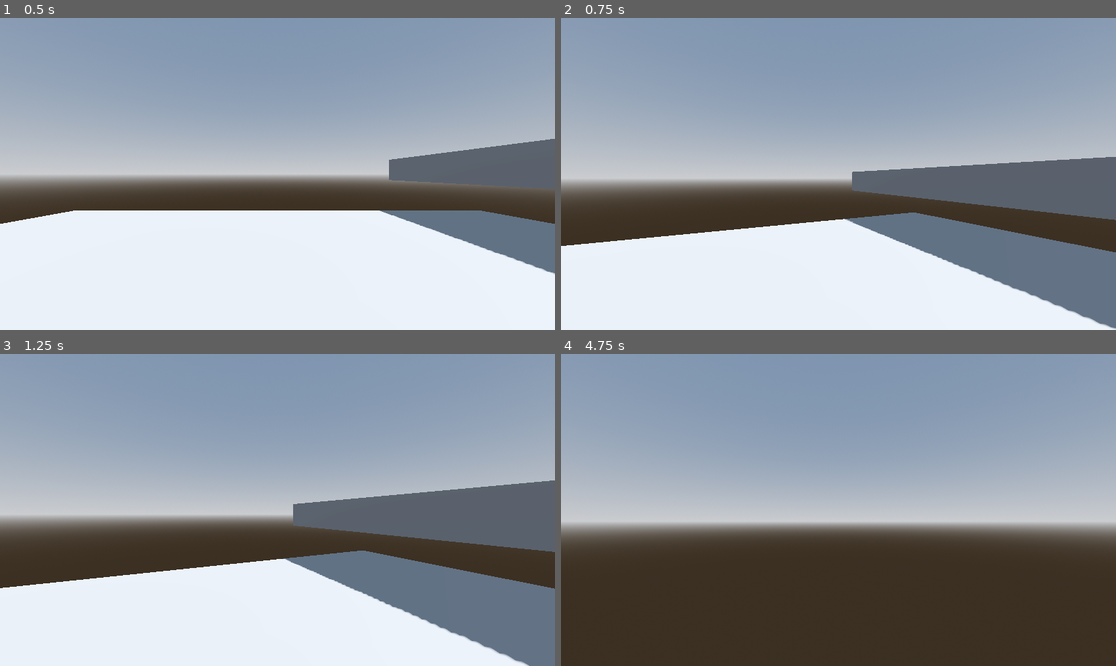
Above: before the commit, frames 1-4 (two rows, left to right).
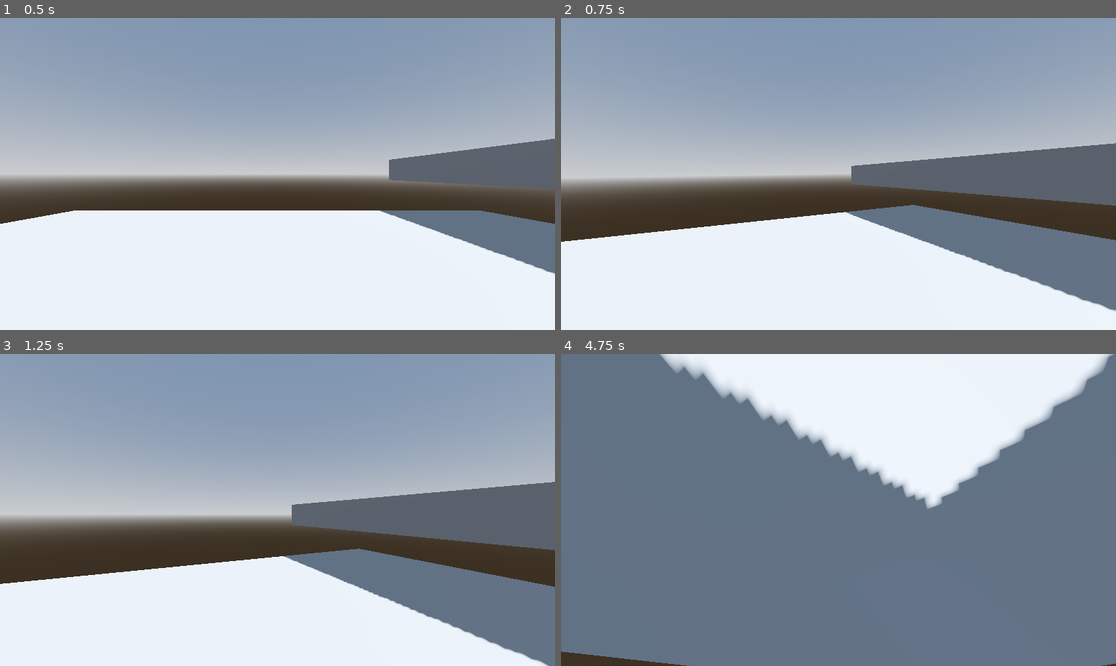
Above: after the commit, the same moments.

Repository: TyroneWessels/slechtegameingodot
Game: Godot game, scene res://scenes/Main.tscn
The game is run twice, just before and just after one commit, with the same random seed, the same clock (stepped at 60 frames per second) and the same inputs.
Inputs (mouse positions are in pixels of both pictures, inside the frame that each line leads up to):
- Up to frame 1 (0.5 s): no input
- Up to frame 2 (0.75 s): tap Enter (ui_accept) at 0.5 s; move the mouse to (866, 174) at 0.52 s; hold W (forward) from 0.53 s (still down); hold Ctrl (crouch) from 0.53 s (still down)
- Up to frame 3 (1.25 s): keep holding W (forward); keep holding Ctrl (crouch); tap Enter (ui_accept) at 0.77, 1.07 s; tap V (free_look) at 0.8 s
- Up to frame 4 (4.75 s): keep holding W (forward); move the mouse to (810, 510) at 1.27 s; release Ctrl (crouch) at 1.28 s; tap V (free_look) at 1.35, 3.8, 4.35 s; tap Enter (ui_accept) at 1.52, 1.82, 2.3, 2.85, 3.02, 3.32, 3.77, 4.07, 4.52 s; tap Shift (sprint) at 1.55, 4.55 s; move the mouse to (849, 503) at 2.02 s; hold Shift (sprint) 2.03-2.78 s; move the mouse to (832, 516) at 2.77 s; tap Ctrl (crouch) at 3.05 s; move the mouse to (877, 513) at 3.52 s; hold Ctrl (crouch) 3.53-4.28 s; move the mouse to (794, 506) at 4.27 s

Frame 1 is identical in both runs. In frame 2, 8.5% of the frame differs, in the area x 0-100%, y 40-100%; in frame 3, 2.1%; in frame 4, 99%, in the area x 0-100%, y 0-100%.

Commit message:
meer player code

Diff:
--- a/scenes/Main.tscn
+++ b/scenes/Main.tscn
@@ -39,3 +39,23 @@
 environment = SubResource("Environment_rarhs")
 
 [node name="Player" parent="." instance=ExtResource("1_elqb8")]
+
+[node name="CSGBox3D" type="CSGBox3D" parent="."]
+transform = Transform3D(1, 0, 0, 0, 1, 0, 0, 0, 1, 0, -15.6, -20)
+use_collision = true
+size = Vector3(20, 1, 20)
+
+[node name="CSGBox3D2" type="CSGBox3D" parent="."]
+transform = Transform3D(0.8660253, 0.49999997, 0, -0.49999997, 0.8660253, 0, 0, 0, 1, -18.419218, -10.743862, -19.5)
+use_collision = true
+size = Vector3(20, 1, 5)
+
+[node name="CSGBox3D3" type="CSGBox3D" parent="."]
+transform = Transform3D(-4.284084e-08, 5.9604645e-08, -1, 4.440892e-16, 0.9999999, 4.4703484e-08, 0.9999999, 7.4392337e-09, -4.4362235e-08, -29.342255, -5.8236775, -12)
+use_collision = true
+size = Vector3(20, 1, 5)
+
+[node name="CSGBox3D4" type="CSGBox3D" parent="."]
+transform = Transform3D(0.9525232, -0.30446514, 0, 0.30446514, 0.9525232, 0, 0, 0, 1, -18.892803, -3.2974901, -4.5)
+use_collision = true
+size = Vector3(19.1, 1, 5)
--- a/scenes/player.tscn
+++ b/scenes/player.tscn
@@ -6,6 +6,125 @@
 
 [sub_resource type="CapsuleShape3D" id="CapsuleShape3D_qhqgy"]
 height = 1.4
+
+[sub_resource type="Animation" id="Animation_3vyb7"]
+resource_name = "jump"
+length = 0.3
+tracks/0/type = "value"
+tracks/0/imported = false
+tracks/0/enabled = true
+tracks/0/path = NodePath("Camera3D:rotation")
+tracks/0/interp = 1
+tracks/0/loop_wrap = true
+tracks/0/keys = {
+"times": PackedFloat32Array(0, 0.1, 0.3),
+"transitions": PackedFloat32Array(1, 1, 1),
+"update": 0,
+"values": [Vector3(0, 0, 0), Vector3(-0.05235988, 0, -0.034906585), Vector3(0, 0, 0)]
+}
+tracks/1/type = "value"
+tracks/1/imported = false
+tracks/1/enabled = true
+tracks/1/path = NodePath("Camera3D:position")
+tracks/1/interp = 1
+tracks/1/loop_wrap = true
+tracks/1/keys = {
+"times": PackedFloat32Array(0, 0.1, 0.3),
+"transitions": PackedFloat32Array(1, 1, 1),
+"update": 0,
+"values": [Vector3(0, 0, 0), Vector3(0, -0.2, 0), Vector3(0, 0, 0)]
+}
+
+[sub_resource type="Animation" id="Animation_g2els"]
+length = 0.001
+tracks/0/type = "value"
+tracks/0/imported = false
+tracks/0/enabled = true
+tracks/0/path = NodePath("Camera3D:rotation")
+tracks/0/interp = 1
+tracks/0/loop_wrap = true
+tracks/0/keys = {
+"times": PackedFloat32Array(0),
+"transitions": PackedFloat32Array(1),
+"update": 0,
+"values": [Vector3(0, 0, 0)]
+}
+tracks/1/type = "value"
+tracks/1/imported = false
+tracks/1/enabled = true
+tracks/1/path = NodePath("Camera3D:position")
+tracks/1/interp = 1
+tracks/1/loop_wrap = true
+tracks/1/keys = {
+"times": PackedFloat32Array(0),
+"transitions": PackedFloat32Array(1),
+"update": 0,
+"values": [Vector3(0, 0, 0)]
+}
+
+[sub_resource type="Animation" id="Animation_qhqgy"]
+resource_name = "landing"
+length = 0.3
+tracks/0/type = "value"
+tracks/0/imported = false
+tracks/0/enabled = true
+tracks/0/path = NodePath("Camera3D:rotation")
+tracks/0/interp = 1
+tracks/0/loop_wrap = true
+tracks/0/keys = {
+"times": PackedFloat32Array(0, 0.1, 0.3),
+"transitions": PackedFloat32Array(1, 1, 1),
+"update": 0,
+"values": [Vector3(0, 0, 0), Vector3(-0.08726646, 0.08726646, 0), Vector3(0, 0, 0)]
+}
+tracks/1/type = "value"
+tracks/1/imported = false
+tracks/1/enabled = true
+tracks/1/path = NodePath("Camera3D:position")
+tracks/1/interp = 1
+tracks/1/loop_wrap = true
+tracks/1/keys = {
+"times": PackedFloat32Array(0, 0.1, 0.3),
+"transitions": PackedFloat32Array(1, 1, 1),
+"update": 0,
+"values": [Vector3(0, 0, 0), Vector3(0, -0.2, 0), Vector3(0, 0, 0)]
+}
+
+[sub_resource type="Animation" id="Animation_dqkch"]
+resource_name = "roll"
+length = 0.5
+tracks/0/type = "value"
+tracks/0/imported = false
+tracks/0/enabled = true
+tracks/0/path = NodePath("Camera3D:rotation")
+tracks/0/interp = 1
+tracks/0/loop_wrap = true
+tracks/0/keys = {
+"times": PackedFloat32Array(0, 0.2, 0.5),
+"transitions": PackedFloat32Array(1, 1, 1),
+"update": 0,
+"values": [Vector3(0, 0, 0), Vector3(-3.1415927, -0.08726646, 0), Vector3(-6.2831855, 0, 0)]
+}
+tracks/1/type = "value"
+tracks/1/imported = false
+tracks/1/enabled = true
+tracks/1/path = NodePath("Camera3D:position")
+tracks/1/interp = 1
+tracks/1/loop_wrap = true
+tracks/1/keys = {
+"times": PackedFloat32Array(0, 0.2, 0.5),
+"transitions": PackedFloat32Array(1, 1, 1),
+"update": 0,
+"values": [Vector3(0, 0, 0), Vector3(0, -0.7, 0), Vector3(0, 0, 0)]
+}
+
+[sub_resource type="AnimationLibrary" id="AnimationLibrary_qhqgy"]
+_data = {
+&"RESET": SubResource("Animation_g2els"),
+&"jump": SubResource("Animation_3vyb7"),
+&"landing": SubResource("Animation_qhqgy"),
+&"roll": SubResource("Animation_dqkch")
+}
 
 [node name="Player" type="CharacterBody3D"]
 script = ExtResource("1_3vyb7")
@@ -27,4 +146,11 @@
 
 [node name="head" type="Node3D" parent="neck"]
 
-[node name="Camera3D" type="Camera3D" parent="neck/head"]
+[node name="eyes" type="Node3D" parent="neck/head"]
+
+[node name="Camera3D" type="Camera3D" parent="neck/head/eyes"]
+
+[node name="AnimationPlayer" type="AnimationPlayer" parent="neck/head/eyes"]
+libraries = {
+&"": SubResource("AnimationLibrary_qhqgy")
+}
--- a/scripts/player.gd
+++ b/scripts/player.gd
@@ -3,10 +3,13 @@
 # Player Nodes
 @onready var neck: Node3D = $neck
 @onready var head: Node3D = $neck/head
+@onready var eyes: Node3D = $neck/head/eyes
 @onready var standing_collison_shape: CollisionShape3D = $standing_collison_shape
 @onready var crouching_collison_shape: CollisionShape3D = $crouching_collison_shape
 @onready var ray_cast_3d: RayCast3D = $RayCast3D
-@onready var camera_3d: Camera3D = $neck/head/Camera3D
+@onready var camera_3d: Camera3D = $neck/head/eyes/Camera3D
+@onready var animation_player: AnimationPlayer = $neck/head/eyes/AnimationPlayer
+
 
 # Speed Variables
 var current_speed = 5.0
@@ -28,14 +31,31 @@
 var slide_vector = Vector2.ZERO
 var slide_speed = 10.0
 
+# Head bobbing vars
+
+const head_bobbing_sprinting_speed = 22.0
+const head_bobbing_walking_speed = 14.0
+const head_bobbing_crouching_speed = 10.0
+
+const head_bobbing_sprinting_intensity = 0.2
+const head_bobbing_walking_intensity = 0.1
+const head_bobbing_crouching_intensity = 0.05
+
+var head_bobbing_vector = Vector2.ZERO
+var head_bobbing_index = 0.0
+var head_bobbing_current_intensity = 0.0
+
 # Movement Variables
 const jump_velocity = 4.5
 
 var crouching_depth = -0.5
 
 var lerp_speed = 10.0
+var air_lerp_speed = 3.0
 
 var free_look_tilt_amount = 8
+
+var last_velocity = Vector3.ZERO
 
 # Input Variables
 var direction = Vector3.ZERO
@@ -62,7 +82,8 @@
 
 	# Crouching Logic
 	if Input.is_action_pressed("crouch") || sliding:
-		current_speed = crouching_speed
+
+		current_speed = lerp(current_speed,crouching_speed,delta*lerp_speed)
 		head.position.y = lerp(head.position.y,crouching_depth,delta*lerp_speed)
 
 		standing_collison_shape.disabled = true
@@ -86,13 +107,13 @@
 		head.position.y = lerp(head.position.y,0.0,delta*lerp_speed)
 		# Sprint Logic
 		if Input.is_action_pressed("sprint"):
-			current_speed = sprinting_speed
+			current_speed = lerp(current_speed,sprinting_speed,delta*lerp_speed)
 
 			walking = false
 			sprinting = true
 			crouching = false
 		else:
-			current_speed = walking_speed
+			current_speed = lerp(current_speed,walking_speed,delta*lerp_speed)
 
 			walking = true
 			sprinting = false
@@ -101,11 +122,15 @@
 	# Handle Free Looking
 	if Input.is_action_pressed("free_look") || sliding:
 		free_looking = true
-		camera_3d.rotation.z = -deg_to_rad(neck.rotation.y*free_look_tilt_amount)
+
+		if sliding:
+			eyes.rotation.z = lerp(eyes.rotation.z,-deg_to_rad(7.0),delta*lerp_speed)
+		else:
+			eyes.rotation.z = -deg_to_rad(neck.rotation.y*free_look_tilt_amount)
 	else:
 		free_looking = false
 		neck.rotation.y = lerp(neck.rotation.y,0.0,delta*lerp_speed)
-		camera_3d.rotation.z = lerp(camera_3d.rotation.z,0.0,delta*lerp_speed)
+		eyes.rotation.z = lerp(eyes.rotation.z,0.0,delta*lerp_speed)
 
 	#Handle Sliding
 	if sliding:
@@ -114,6 +139,27 @@
 			sliding = false
 			free_looking = false
 
+	#handle headbob
+	if sprinting:
+		head_bobbing_current_intensity = head_bobbing_sprinting_intensity
+		head_bobbing_index += head_bobbing_sprinting_speed*delta
+	elif walking:
+		head_bobbing_current_intensity = head_bobbing_walking_intensity
+		head_bobbing_index += head_bobbing_crouching_speed*delta
+	elif crouching:
+		head_bobbing_current_intensity = head_bobbing_crouching_intensity
+		head_bobbing_index += head_bobbing_walking_speed*delta
+
+	if is_on_floor() && !sliding && input_dir != Vector2.ZERO:
+		head_bobbing_vector.y = sin(head_bobbing_index)
+		head_bobbing_vector.x = sin(head_bobbing_index/2)+0.5
+
+		eyes.position.y = lerp(eyes.position.y,head_bobbing_vector.y*(head_bobbing_current_intensity/2.0),delta*lerp_speed)
+		eyes.position.x = lerp(eyes.position.x,head_bobbing_vector.x*head_bobbing_current_intensity,delta*lerp_speed)
+	else:
+		eyes.position.y = lerp(eyes.position.y,0.0,delta*lerp_speed)
+		eyes.position.x = lerp(eyes.position.x,0.0,delta*lerp_speed)
+
 	# Add the gravity.
 	if not is_on_floor():
 		velocity += get_gravity() * delta
@@ -123,25 +169,35 @@
 		if Input.is_action_just_pressed("ui_accept") and is_on_floor():
 			velocity.y = jump_velocity
 			sliding = false
+			animation_player.play("jump")
+
+	# Handle landing
+	if is_on_floor():
+		if last_velocity.y < -10.0:
+			animation_player.play("roll")
+		elif last_velocity.y < -4.0:
+			animation_player.play("landing")
 
 	# Get the input direction and handle the movement/deceleration.
 	# As good practice, you should replace UI actions with custom gameplay actions.
-
-	direction = lerp(direction,(transform.basis * Vector3(input_dir.x, 0, input_dir.y)).normalized(),delta*lerp_speed)
+	if is_on_floor():
+		direction = lerp(direction,(transform.basis * Vector3(input_dir.x, 0, input_dir.y)).normalized(),delta*lerp_speed)
+	else:
+		if input_dir != Vector2.ZERO:
+			direction = lerp(direction,(transform.basis * Vector3(input_dir.x, 0, input_dir.y)).normalized(),delta*air_lerp_speed)
 
 	if sliding:
 		direction = (transform.basis * Vector3(slide_vector.x,0,slide_vector.y)).normalized()
+
+		current_speed = (slide_timer + 0.2) * slide_speed
 
 	if direction:
 		velocity.x = direction.x * current_speed
 		velocity.z = direction.z * current_speed
-
-		if sliding:
-			velocity.x = direction.x * (slide_timer + 0.2) * slide_speed
-			velocity.z = direction.z * (slide_timer + 0.2) * slide_speed
-
 	else:
 		velocity.x = move_toward(velocity.x, 0, current_speed)
 		velocity.z = move_toward(velocity.z, 0, current_speed)
 
+	last_velocity = velocity
+
 	move_and_slide()
Not shown: 1 places in scenes/player.tscn that only renumber resources
